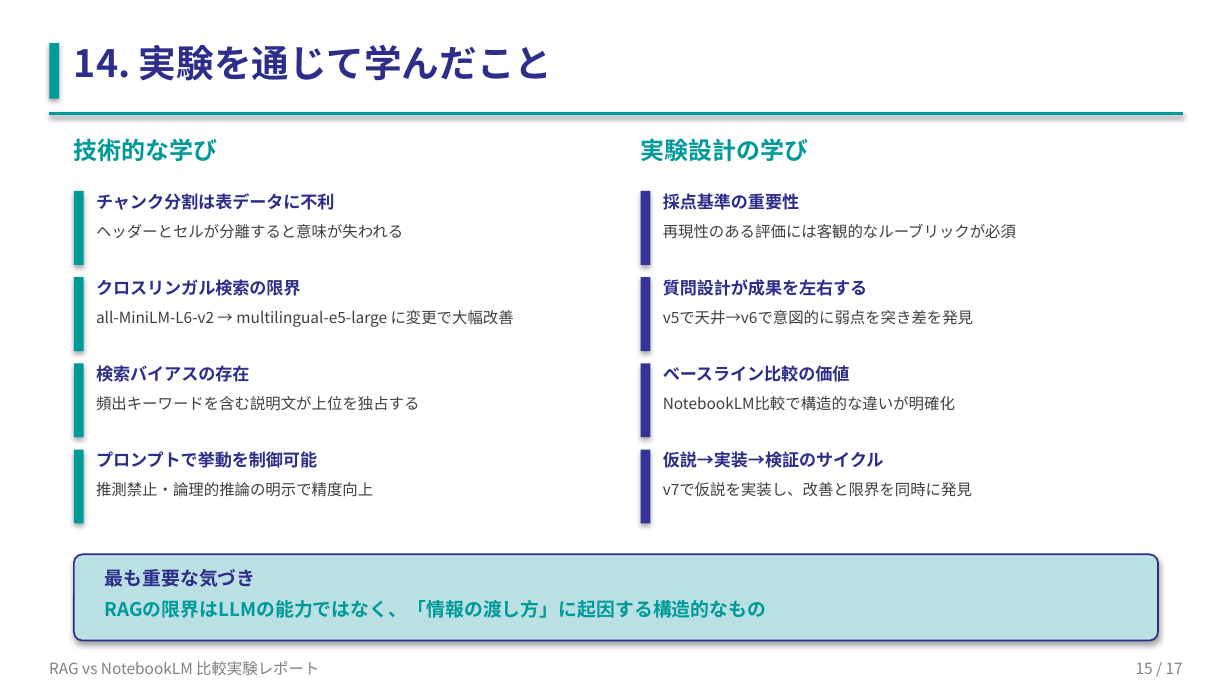
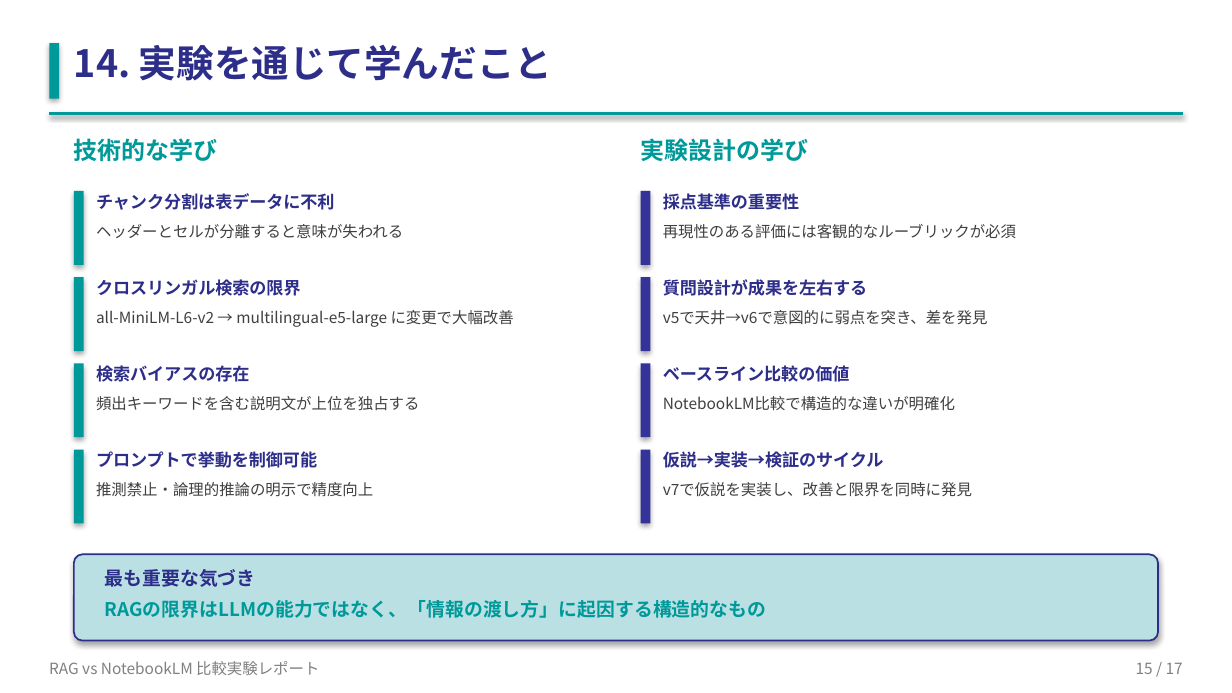
Before and after one commit to shogonakamura1/rag-comparison, a slide deck: slide 15 of RAG_vs_NotebookLM_report.pptx. Drawn at 1232x693 pixels with LibreOffice and Linux fonts; fonts in the diff are those of the drawing. Boxes give left, top, right and bottom in pixels: in the first picture for what was removed or moved away, otherwise in the second. Text is boxed around its words. In the diff, an @@ line names an element or a change of style, - is before the commit and + after.

```diff
--- a/RAG_vs_NotebookLM_report.pptx
+++ b/RAG_vs_NotebookLM_report.pptx
@@ text at box(663, 310, 988, 325): text changed @@
-v5で天井→v6で意図的に弱点を突き差を発見
+v5で天井→v6で意図的に弱点を突き、差を発見
```
Also in this commit, not shown: 13 other slides changed, 5 other files.
